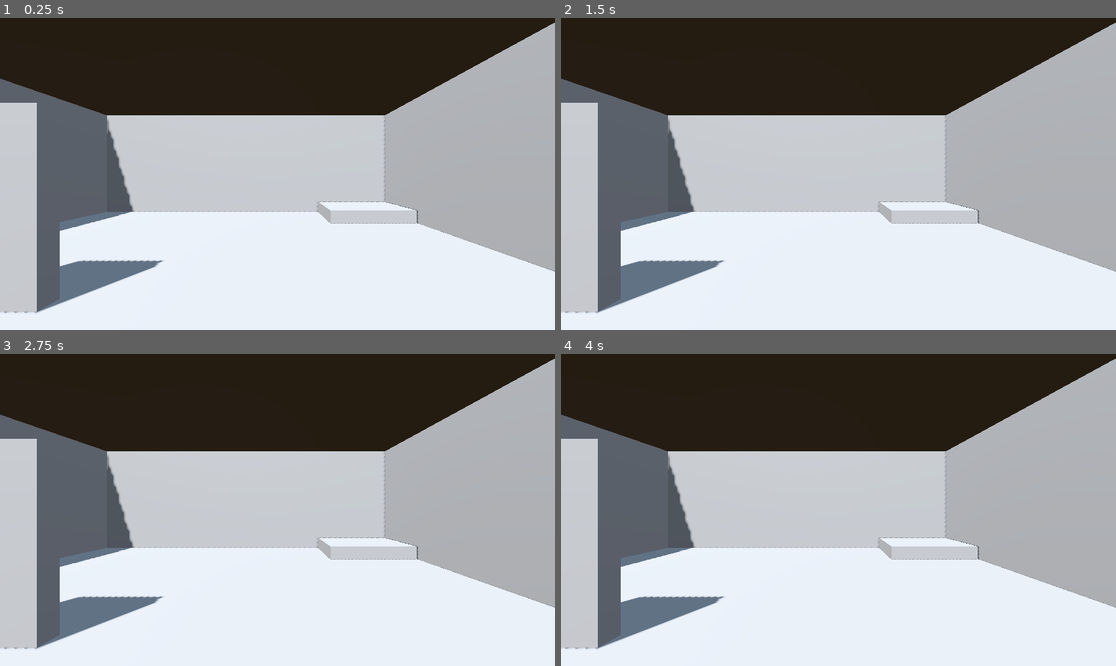
Above: before the commit, frames 1-4 (two rows, left to right).
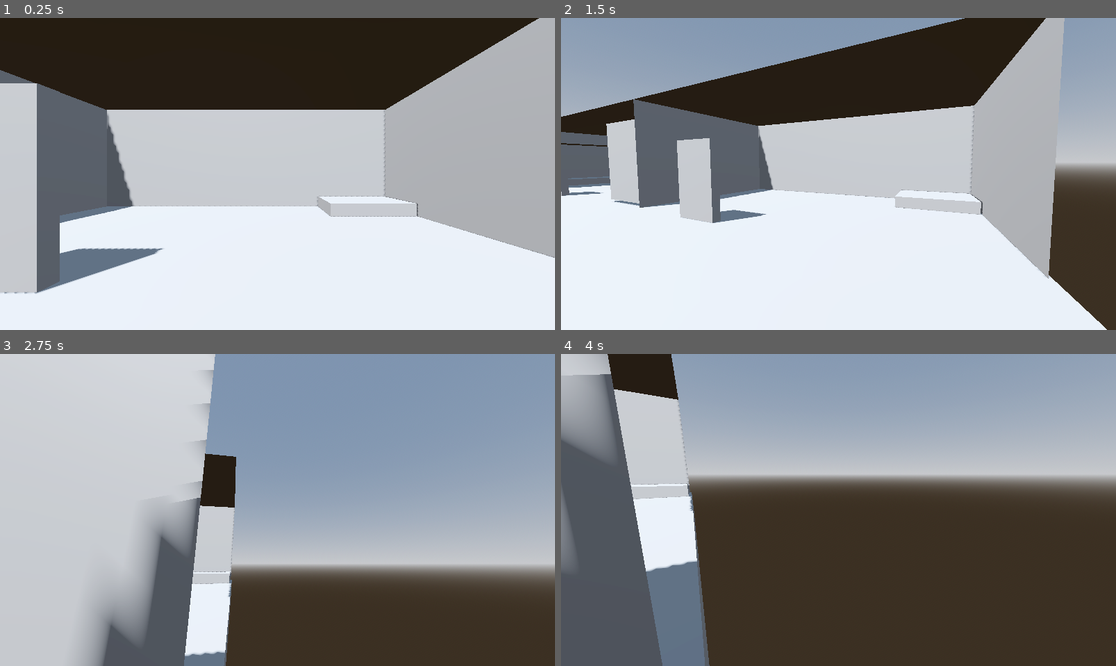
Above: after the commit, the same moments.

Repository: TheMagmaPsychic/Indecisive
Game: Godot game, scene res://levels/test_level.tscn
The game is run twice, just before and just after one commit, with the same random seed, the same clock (stepped at 60 frames per second) and the same inputs. This scene is started directly instead of the project's main scene.
Inputs (mouse positions are in pixels of both pictures, inside the frame that each line leads up to):
- Up to frame 1 (0.25 s): no input
- Up to frame 2 (1.5 s): tap Enter (ui_accept) at 0.5 s; move the mouse to (960, 158) at 0.52 s; hold D (Move Right) 0.53-1.28 s; hold Shift (Sprint) 0.53-1.28 s; tap Space (Jump) at 0.77 s; move the mouse to (727, 189) at 1.27 s; hold S (Move Backward) from 1.28 s (still down); tap Shift (Sprint) at 1.35 s
- Up to frame 3 (2.75 s): tap Space (Jump) at 1.52 s; move the mouse to (333, 441) at 2.02 s; release S (Move Backward) at 2.03 s; hold D (Move Right) from 2.03 s (still down); hold Shift (Sprint) from 2.03 s (still down)
- Up to frame 4 (4 s): tap Enter (ui_accept) at 2.75, 3.5 s; move the mouse to (810, 572) at 2.77 s; release D (Move Right) at 2.78 s; release Shift (Sprint) at 2.78 s; hold W (Move Forward) 2.78-3.53 s; tap Shift (Sprint) at 2.85 s; tap Space (Jump) at 3.02, 3.77 s; move the mouse to (1005, 556) at 3.52 s; hold A (Move Left) from 3.53 s (still down); hold Shift (Sprint) from 3.53 s (still down)

The runs differ from the first frame. In frame 1, 8.0% of the frame differs, in the area x 0-100%, y 0-95%; in frame 2, 39%; in frame 3, 81%; in frame 4, 84%, in the area x 0-100%, y 0-100%.
Error before the commit: Parse Error: Could not find type "urgencies" in the current scope. (res://Global.gd:28)
Error after the commit: Invalid access to property or key 'physics_material_override' on a base object of type 'CSGCombiner3D'. (res://player/player_controller.gd:99)

Commit message:
merge fixes

Diff:
--- a/Global.gd
+++ b/Global.gd
@@ -1,7 +1,16 @@
 extends Node
 
-var timers = {}
+var timers = {
+	running = 0
+}
 var timescale : float = 1.0
+var is_printing_warning:bool = false
+var is_printing_info:bool = true
+enum urgencies {
+	ERROR,
+	WARNING,
+	INFO
+}
 
 func _process(delta):
 	for key in timers.keys(): #advance timers
@@ -20,10 +29,10 @@
 		manual_physics_process(delta * timescale, delta)
 
 func manual_process(delta, original_delta):
-	$"/root/Main/Signal_Bus".emit_signal("process", delta, original_delta)
+	SignalBus.emit_signal("process", delta, original_delta)
 
 func manual_physics_process(delta, original_delta):
-	Signalbus.emit_signal("physics_process", delta, original_delta)
+	SignalBus.emit_signal("physics_process", delta, original_delta)
 
 func output(text: String, urgency: urgencies = urgencies.WARNING, do_print: bool = false):
 	var print_timer = str(round(timers.running * 10000) / 10000).pad_decimals(4)
--- a/player/player_controller.gd
+++ b/player/player_controller.gd
@@ -22,8 +22,8 @@
 # Called when the node enters the scene tree for the first time.
 func _ready(): #capture mouse, connect manual processes to the signal bus
 	Input.mouse_mode = Input.MOUSE_MODE_CAPTURED
-	Signalbus.connect("physics_process", manual_physics_process)
-	Signalbus.connect("process", manual_process)
+	SignalBus.connect("physics_process", manual_physics_process)
+	SignalBus.connect("process", manual_process)
 
 func _input(event):
 	if event is InputEventMouseMotion and Input.mouse_mode == Input.MOUSE_MODE_CAPTURED: #I just pulled this from some tutorial
--- a/project.godot
+++ b/project.godot
@@ -18,6 +18,19 @@
 [autoload]
 
 Global="*res://Global.gd"
+SignalBus="*res://Signalbus.gd"
+
+[file_customization]
+
+folder_colors={
+"res://character/": "blue",
+"res://levels/": "purple",
+"res://models/": "orange",
+"res://player/": "teal",
+"res://scripted_objects/": "yellow",
+"res://sounds/": "red",
+"res://theme/": "pink"
+}
 
 [input]
 
Not shown: 1 places in GrayBox.tscn that only renumber resources
